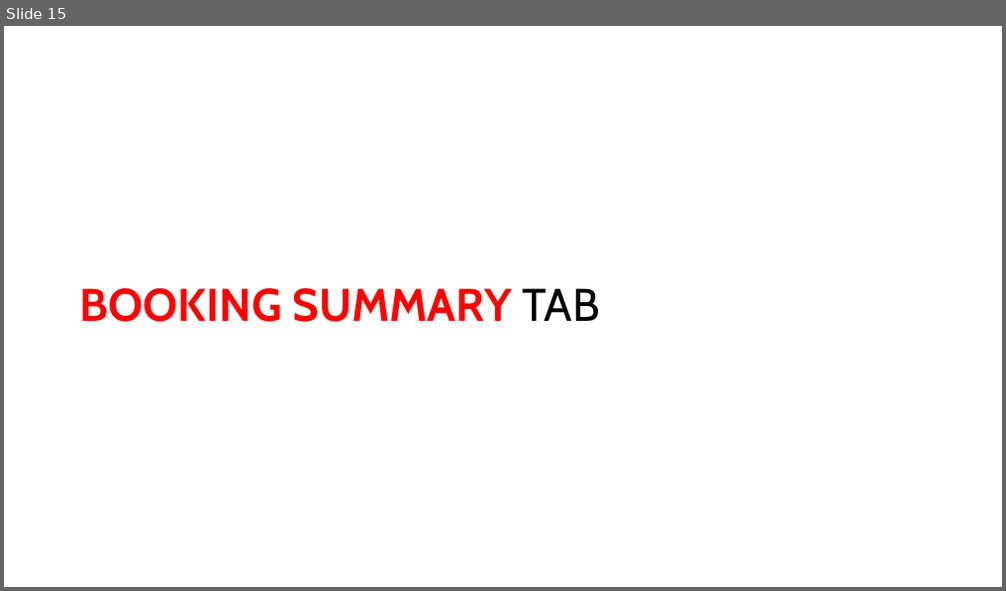
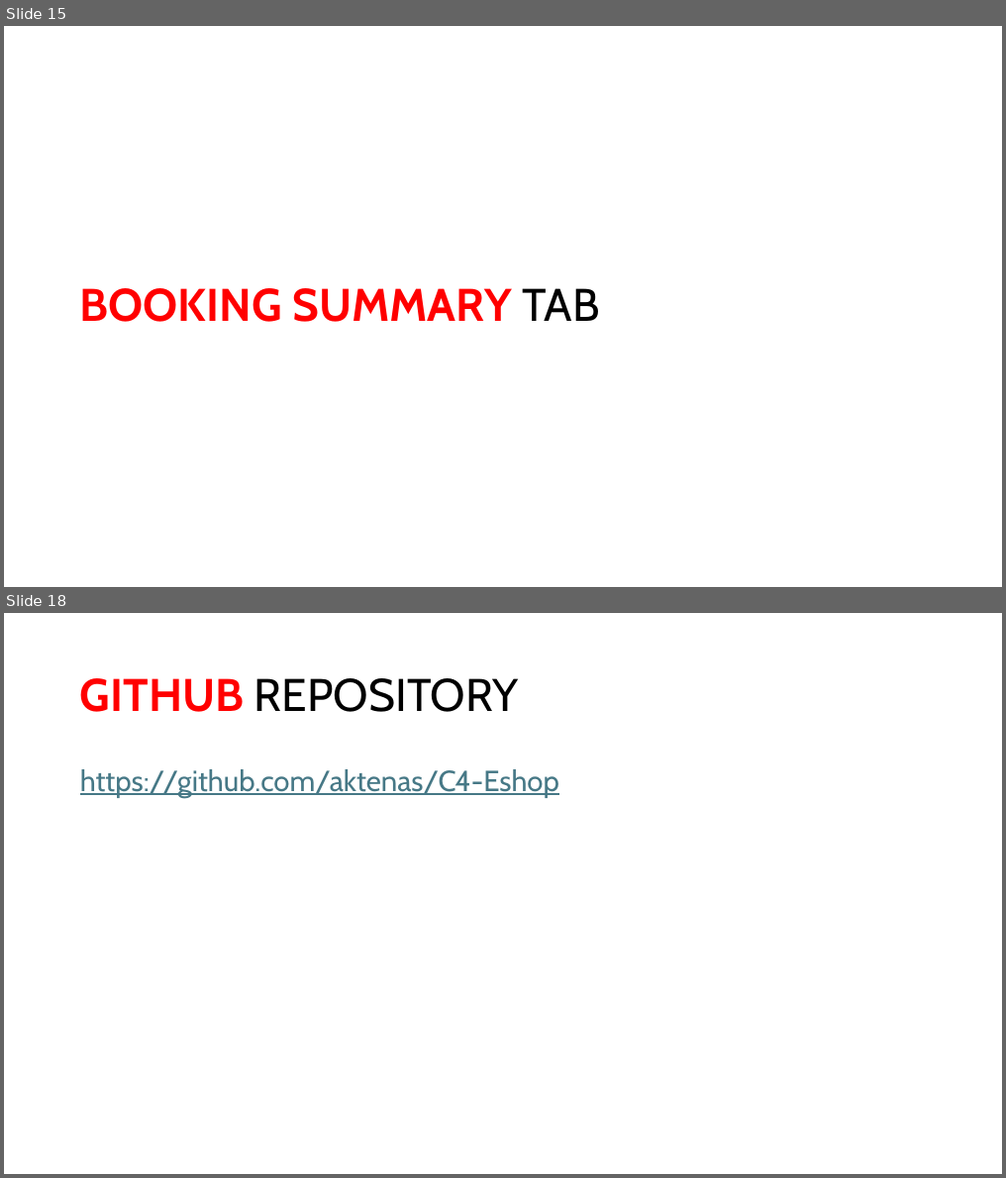
Before and after one commit to aktenas/C4-Eshop, a slide deck: ITC4214 FINAL PRESENTATION.pptx. Shown one above the other, each under a label of ours: slide 15 before the commit, slides 15 and 18 after it; the slides between them are not shown. The pictures are 1006x591 and 1006x1178 pixels, drawn with LibreOffice and Linux fonts; fonts in the diff are those of the drawing. Boxes give left, top, right and bottom in pixels: in the first picture for what was removed or moved away, otherwise in the second. Text is boxed around its words. In the diff, an @@ line names an element or a change of style, - is before the commit and + after.

```diff
--- a/ITC4214 FINAL PRESENTATION.pptx
+++ b/ITC4214 FINAL PRESENTATION.pptx
@@ slide 18 added at bbox=[4, 613, 1002, 1174], background #FFFFFF @@
@@ title added at bbox=[80, 678, 519, 712], 44 pt, text #000000 @@
+GITHUB REPOSITORY
@@ text added at bbox=[80, 769, 559, 798], 28 pt, text #467886, underline @@
+https://github.com/aktenas/C4-Eshop
```
Also in this commit, not shown: 1 other slide added, 1 other file.
